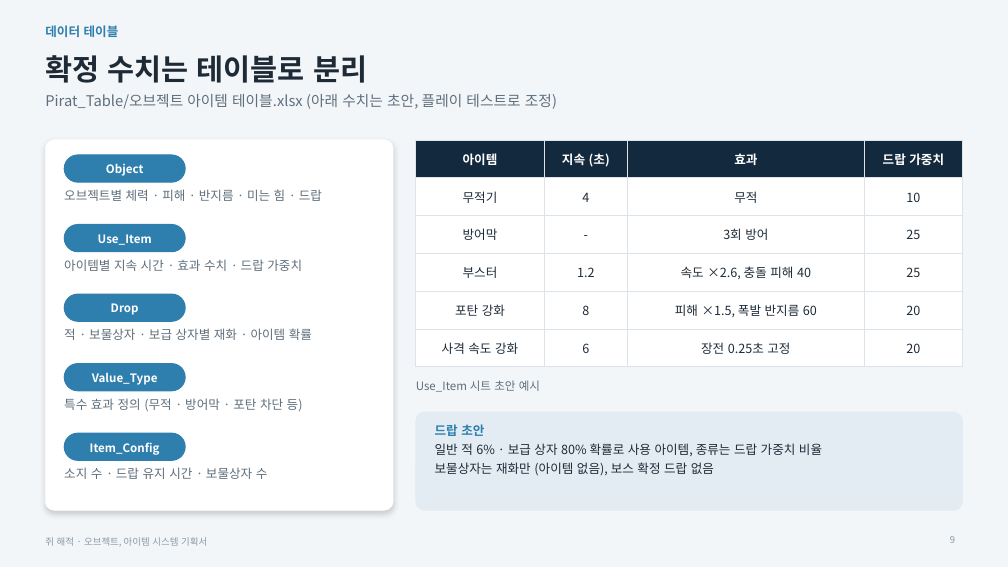
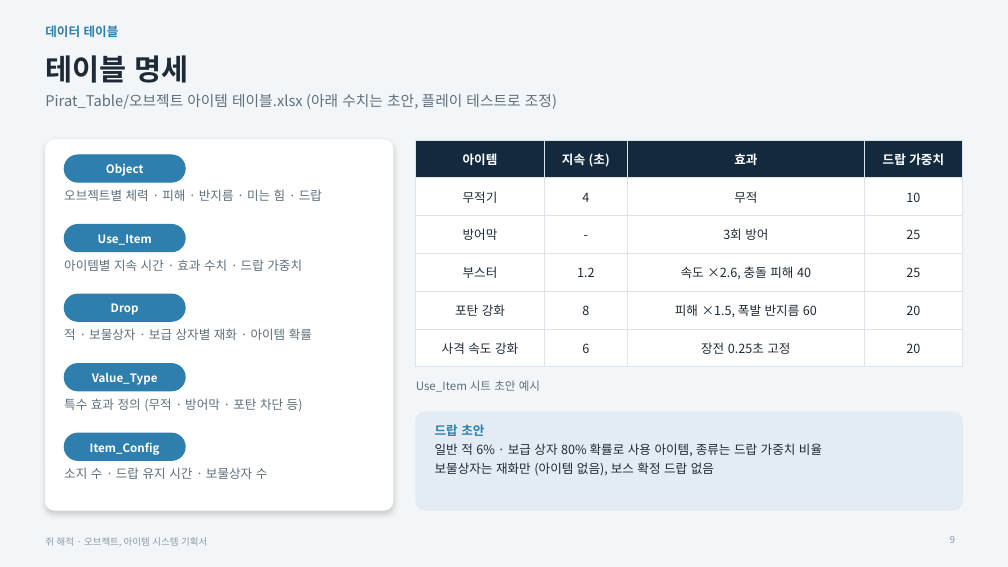
Before and after one commit to inory16351/RatPlain, a slide deck: slide 9 of Pirat_Plan/쥐해적_오브젝트아이템기획서.pptx. Drawn at 1008x567 pixels with LibreOffice and Linux fonts; fonts in the diff are those of the drawing. Boxes give left, top, right and bottom in pixels: in the first picture for what was removed or moved away, otherwise in the second. Text is boxed around its words. In the diff, an @@ line names an element or a change of style, - is before the commit and + after.

```diff
--- a/Pirat_Plan/쥐해적_오브젝트아이템기획서.pptx
+++ b/Pirat_Plan/쥐해적_오브젝트아이템기획서.pptx
@@ title at (45,55,189,83): text changed @@
-확정 수치는 테이블로 분리
+테이블 명세
```
Also in this commit, not shown: 4 other slides changed, 2 other files.
